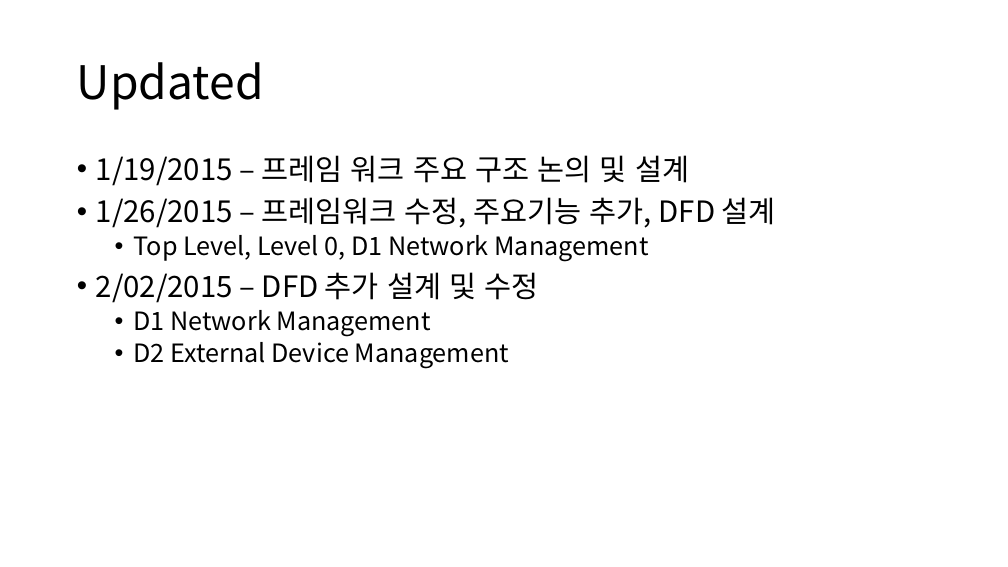
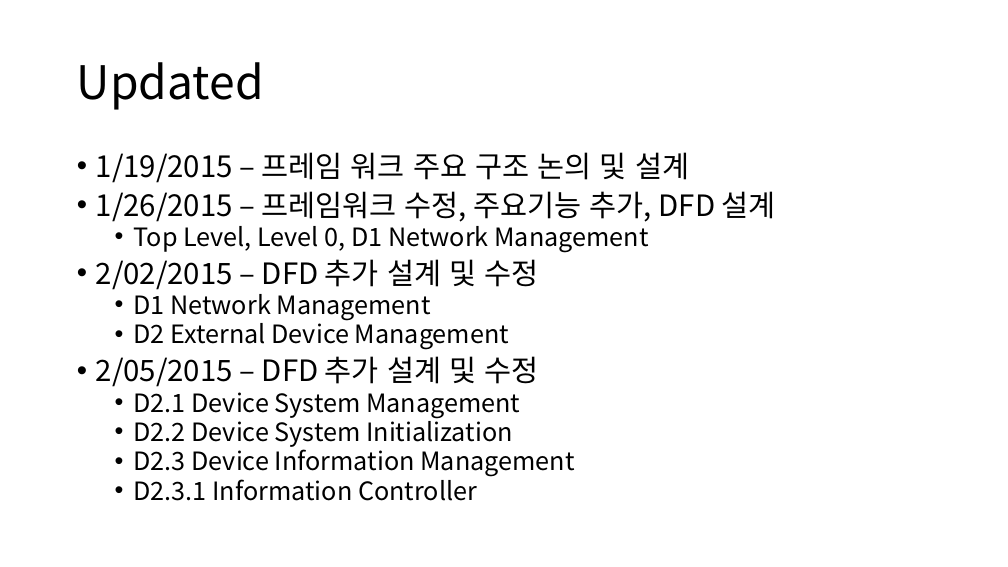
Before and after one commit to soobinjeon/MinT, a slide deck: slide 22 of doc/Framework Development Note.pptx. Drawn at 1008x567 pixels with LibreOffice and Linux fonts; fonts in the diff are those of the drawing. Boxes give left, top, right and bottom in pixels: in the first picture for what was removed or moved away, otherwise in the second. Text is boxed around its words. In the diff, an @@ line names an element or a change of style, - is before the commit and + after.

```diff
--- a/doc/Framework Development Note.pptx
+++ b/doc/Framework Development Note.pptx
@@ text at box(96, 152, 776, 350): line spacing 0.9 to 0.8 @@
@@ text at box(96, 356, 574, 501): paragraphs added @@
+• 2/05/2015 – DFD 추가 설계 및 수정
+  • D2.1 Device System Management
+  • D2.2 Device System Initialization
+  • D2.3 Device Information Management
+  • D2.3.1 Information Controller
```
Also in this commit, not shown: 5 other slides changed, 5 slides added, 4 slides removed, 10 other files.
